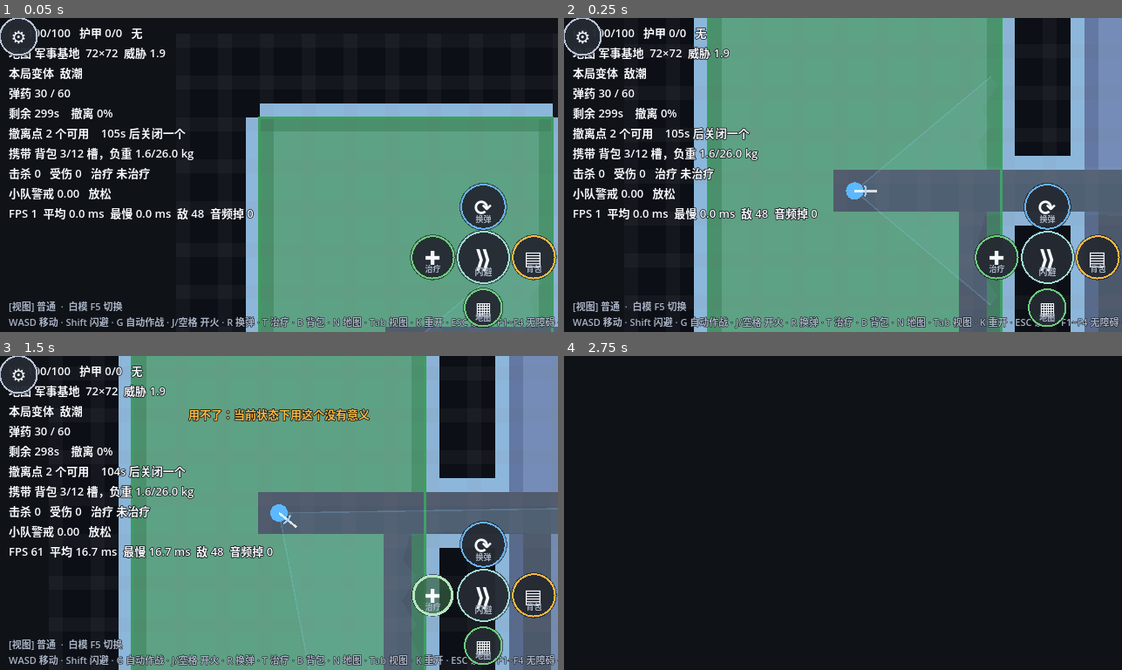
Above: before the commit, frames 1-4 (two rows, left to right).
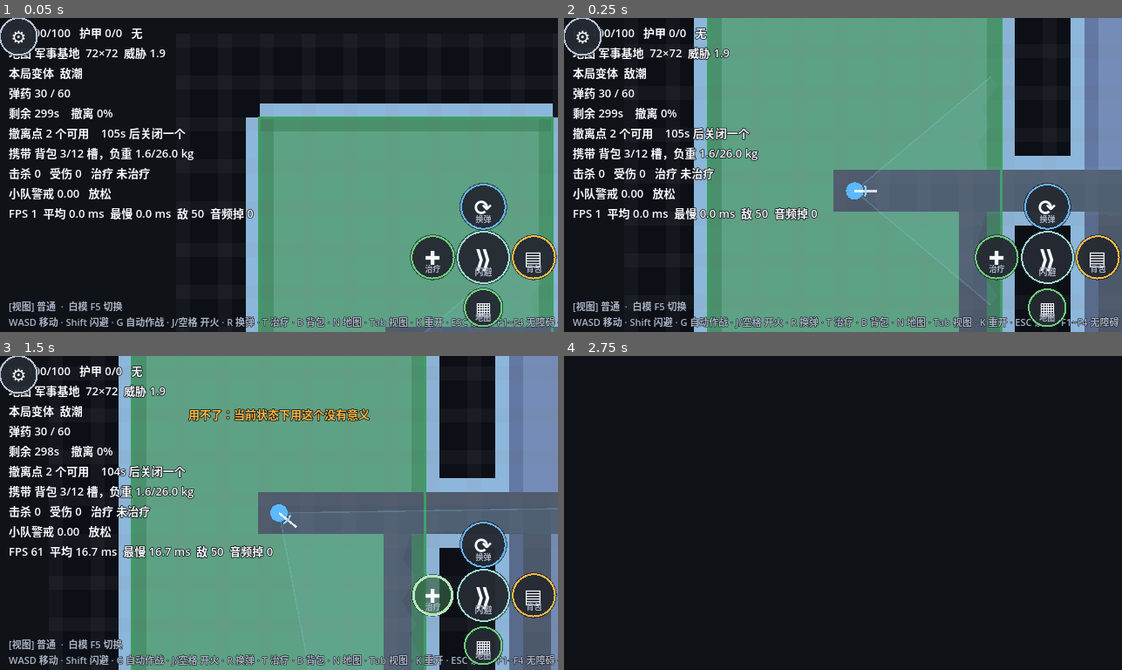
Above: after the commit, the same moments.

Repository: gungnior/SDCgame
Game: Godot game, scene res://test/pc_verify.tscn
Two runs of this game, one before a commit and one after it. Both use one fixed random seed, a clock stepped at 60 frames per second and the inputs below. This scene is started directly instead of the project's main scene.
Inputs (mouse positions are in pixels of both pictures, inside the frame that each line leads up to):
- Up to frame 1 (0.05 s): no input
- Up to frame 2 (0.25 s): no input
- Up to frame 3 (1.5 s): tap Enter at 0.5 s; drag from (485, 544) to (334, 443) at 0.52 s; drag from (435, 594) to (251, 575) at 1.27 s
- Up to frame 4 (2.75 s): move the mouse to (1099, 594) at 2.02 s; hold D (move_right) from 2.03 s (still down); tap B at 2.1 s; click (1099, 594) at 2.17 s

The runs differ from the first frame. In frame 1, less than 0.1% of the frame differs, in the area x 34-37%, y 61-64%; in frame 2, less than 0.1%; in frame 3, less than 0.1%, in the area x 37-41%, y 60-64%; in frame 4, nothing differs.
Error in both runs: Trying to get a return value of a method that returns "void" (res://ui/touch_button.gd:182)

Commit message:
feat(playability): 撤离不是免费的 —— 撤离点守卫（保底点最险）
可玩性四步之 Step3。此前 `extract_points` 只是坐标数组：撤离是**无脑安全行为**，
配合 Step1 的时间压力，"贪"只付出"走更远"的代价，不付出战斗代价。

- RaidSession.extract_guard_count(idx, total)（sim 层静态方法，便于单测）：
  最近的撤离点 **0 守**（鼓励见好就收、早起撤）、中间 1、**保底点 2**（最险）。
  理由：时间过半后其他点逐个关闭，所有人都往保底点跑，那是兵家必争之地。
  于是「贪」的代价 = 走更远 + 得打赢。
  ⚠️ 只有一个撤离点时返回 0：无从取舍，硬设守卫等于必死（那是挫败不是张力）
- view/raid_scene.gd：_spawn_extract_guards() 在撤离房间按规则放人；
  技术验证模式（MAX_TEST_ENEMIES>0）跳过，不撑爆旧上限
- test/pc_verify.gd：断言更新为「房间 enemy_budget 之和 + 撤离守卫」
  —— 守卫是**预算之外的额外威胁**，断言随之反映新契约，仍然严格钉死总数

⚠️ 数值是温和默认值，**待平衡专家定夺**（本轮只搭机制，不拍板难度）。

🔴 本轮踩坑（值得记住）：pc_verify.gd 里我新加的 `var raid` 与同作用域已有的
`var raid: RefCounted` **重名 → Parse Error → 脚本加载失败 → 场景空转不退出**，
表现为「集成验证 timeout」而不是「断言失败」。这是项目已知坑（GDScript parse
error 让 Godot 空转）的又一变体 —— 遇到集成超时先看脚本头几行的 Parse Error。

验收：verify_all.ps1 -Fast 退出码 0（单元 3176/0 + 集成 105/0 + 数据 0 错 0 警）

Diff:
--- a/sim/raid/raid_session.gd
+++ b/sim/raid/raid_session.gd
@@ -336,6 +336,24 @@
 	return n
 
 
+## ⭐ 撤离点守卫数（可玩性 Step3）：撤离不该是无脑安全的行为。
+##
+## 规则：**保底撤离点（最远的那个）守卫最多** —— 时间过半后其他点逐个关闭，
+## 所有人都往那儿跑，那是兵家必争之地；最近的那个不设守，鼓励"见好就收、早起撤"。
+## 于是「贪」的代价从"待会儿走更远"再加一条"得打赢"。
+##
+## ⚠️ 数量是**温和默认值，待平衡专家定夺** —— 本轮只搭机制，不拍板难度。
+## ⚠️ 只有一个撤离点时返回 0：无从取舍，硬设守卫等于必死（那是挫败不是张力）。
+static func extract_guard_count(idx: int, total: int) -> int:
+	if total <= 1:
+		return 0
+	if idx == total - 1:
+		return 2      ## 保底点：最险
+	if idx == 0:
+		return 0      ## 最近的点：开局好走
+	return 1
+
+
 ## 距离「下一个撤离点关闭」还有多少秒（没有会关闭的点 = -1，供 HUD 预警）
 func next_extract_close_in() -> float:
 	var best := -1.0
--- a/test/pc_verify.gd
+++ b/test/pc_verify.gd
@@ -329,8 +329,14 @@
 		for r in gen.graph.rooms:
 			if r.room_type != "spawn":
 				expected += int(r.enemy_budget)
+	# ⭐ 撤离守卫（可玩性 Step3）是**预算之外的额外威胁** —— 撤离不该免费。
+	#    断言随之更新为「房间预算 + 撤离守卫」，仍然严格钉死总数（不多不少）。
+	var rs = scene.get("raid")
+	if rs != null:
+		for i in range(rs.extract_points.size()):
+			expected += RaidSession.extract_guard_count(i, rs.extract_points.size())
 	_ok(agents.size() == expected,
-		"敌人数量 == 各房间 enemy_budget 之和（实际 %d / 期望 %d）" % [agents.size(), expected])
+		"敌人数量 == 房间 enemy_budget 之和 + 撤离守卫（实际 %d / 期望 %d）" % [agents.size(), expected])
 	# 地图主题应当已选定（森林/城区/军事基地）
 	_ok(scene.get("theme") != null, "突袭场景选定了地图主题（%s）"
 		% ("null" if scene.get("theme") == null else scene.theme.name))
--- a/test/suites/s30_playability.gd
+++ b/test/suites/s30_playability.gd
@@ -20,6 +20,7 @@
 	_suite("时间流逝后撤离点真的关闭，且不能在那儿撤离", _test_extract_closes_over_time)
 	_suite("搜刮有代价：翻够时间才拿得到东西", _test_search_costs_time)
 	_suite("搜刮中走开 → 中断但进度保留", _test_search_interrupted_keeps_progress)
+	_suite("撤离不是免费的：守卫规则（保底点最险）", _test_extract_guard_count)
 
 
 var _reg: DataRegistry = null
@@ -205,3 +206,16 @@
 	raid.begin_search(0)
 	raid.tick(cd.search_time, Vector2(5.0, 5.0))
 	_check(raid.containers[0].is_unlocked(), "回来翻够 → 解锁")
+
+
+func _test_extract_guard_count() -> void:
+	# 三个撤离点：最近的 0 守（鼓励早起撤）、中间 1、保底 2（兵家必争之地）
+	_check_eq(RaidSession.extract_guard_count(0, 3), 0, "最近的撤离点不设守")
+	_check_eq(RaidSession.extract_guard_count(1, 3), 1, "中间的 1 名守卫")
+	_check_eq(RaidSession.extract_guard_count(2, 3), 2, "保底点 2 名守卫（最险）")
+	# 两个点：第二个就是保底点
+	_check_eq(RaidSession.extract_guard_count(0, 2), 0, "两个点时：最近的不设守")
+	_check_eq(RaidSession.extract_guard_count(1, 2), 2, "两个点时：第二个是保底点")
+	# ⭐ 只有一个撤离点时绝不设守：无从取舍，硬守 = 必死（那是挫败不是张力）
+	_check_eq(RaidSession.extract_guard_count(0, 1), 0, "只有一个撤离点 → 不设守")
+	_check_eq(RaidSession.extract_guard_count(0, 0), 0, "没有撤离点 → 不设守")
--- a/view/raid_scene.gd
+++ b/view/raid_scene.gd
@@ -584,10 +584,71 @@
 				squad.add_member(a2)
 				agents.append(a2)
 				eid += 1
+	eid = _spawn_extract_guards(kinds, eid)
 	print("[地图] %s" % gen.summary())
 	print("[敌方] %d 名（类型池 %d：%s）%s" % [agents.size(), kinds.size(),
 		", ".join(kinds.map(func(k): return k.name)),
 		"（技术验证模式，上限 %d）" % MAX_TEST_ENEMIES if MAX_TEST_ENEMIES > 0 else ""])
+
+
+## ⭐ 撤离不是免费的（可玩性 Step3）：撤离点有人守。
+##
+## 设计要点：**保底撤离点（最远的那个）守卫最多** —— 时间过半后其他点逐个关闭，
+## 所有人都往那儿跑，那是兵家必争之地。最近的那个不设守，鼓励"见好就收、早起撤"。
+## 于是「贪」的代价从"走更远"再加一条"得打赢"。
+##
+## ⚠️ 守卫数量是**温和默认值，待平衡专家定夺** —— 本轮只搭机制，不拍板难度。
+## 规则放在 RaidSession（sim 层）以便单测，这里只负责按规则放人。
+
+## 取离这个撤离点坐标最近的撤离房间（extract_points 与 extract_rooms 顺序不同：
+## 前者在 load_map 里按离出生点重排过）
+func _room_of_extract(p: Vector2, rooms: Array) -> Room:
+	var best: Room = null
+	var best_d := 999.0
+	for r in rooms:
+		var d: float = Ballistics.cell_center(r.center).distance_to(p)
+		if d < best_d:
+			best_d = d
+			best = r
+	return best
+
+
+## 在撤离点放守卫。返回下一个可用的敌人 id。
+func _spawn_extract_guards(kinds: Array[EnemyDef], start_eid: int) -> int:
+	if MAX_TEST_ENEMIES > 0:
+		return start_eid                  ## 技术验证模式：别把敌人总数撑爆上限
+	if raid == null or gen == null:
+		return start_eid
+	var n := raid.extract_points.size()
+	if n <= 1:
+		return start_eid                  ## 只有一个撤离点时无从取舍，硬守 = 必死
+	var rooms := gen.extract_rooms()
+	if rooms.is_empty():
+		return start_eid
+	var eid := start_eid
+	var placed := 0
+	for i in range(n):
+		var want := RaidSession.extract_guard_count(i, n)
+		if want <= 0:
+			continue
+		var room: Room = _room_of_extract(raid.extract_points[i], rooms)
+		if room == null:
+			continue
+		for _k in range(want):
+			var d: EnemyDef = _pick_enemy(kinds, eid)
+			var a := EnemyAgent.new(eid, d, _enemy_spawn_point(room))
+			if d.is_ranged():
+				var wd := _enemy_weapon_def(d, room.depth, eid)
+				if wd != null:
+					a.equip(wd, 60)
+			a.facing = _rng_dir()
+			squad.add_member(a)
+			agents.append(a)
+			eid += 1
+			placed += 1
+	if placed > 0:
+		print("[撤离] %d 名守卫驻守撤离点（保底点最险）" % placed)
+	return eid
 
 
 ## 按藏身处**配装**造出玩家手里的枪。
